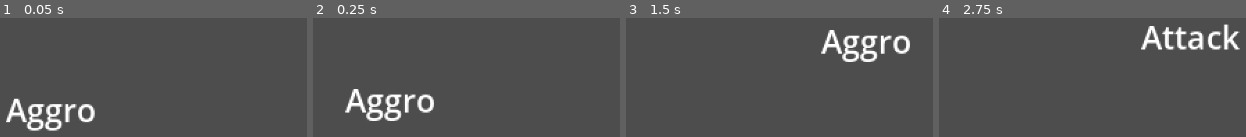
Above: before the commit, frames 1-4 (left to right).
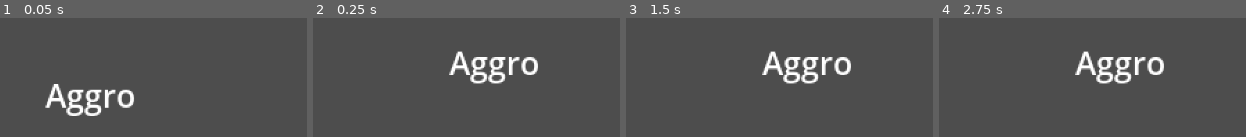
Above: after the commit, the same moments.

Repository: Cedro23/TDCardGame
Game: Godot game, scene res://scenes/game.tscn
The game is run twice, just before and just after one commit, with the same random seed, the same clock (stepped at 60 frames per second) and the same inputs.
Inputs:
- Up to frame 1 (0.05 s): no input
- Up to frame 2 (0.25 s): no input
- Up to frame 3 (1.5 s): no input
- Up to frame 4 (2.75 s): tap Enter at 2 s

The runs differ from the first frame. In frame 1, 5.9% of the frame differs, in the area x 1-44%, y 55-95%; in frame 2, 6.5%, in the area x 10-74%, y 27-87%; in frame 3, 6.4%; in frame 4, 6.4%.

Commit message:
Updated enemy movement

Diff:
--- a/scenes/game.tscn
+++ b/scenes/game.tscn
@@ -12,7 +12,7 @@
 
 [node name="MeleeEnemy" parent="." instance=ExtResource("1_yce7x")]
 position = Vector2(-155, 14)
-motion_mode = 1
+_speed = 1000.0
 
 [node name="Camera2D" type="Camera2D" parent="."]
 zoom = Vector2(2, 2)
--- a/scripts/enemies/aggro_state.gd
+++ b/scripts/enemies/aggro_state.gd
@@ -2,10 +2,8 @@
 class_name AggroState
 
 #? Is it supposed to be here ?
-func process(delta):
-	if enemy._target != null:
-		if enemy.state_machine.can_move():
-			enemy.position = enemy.position.move_toward(enemy._target.position, enemy._speed * delta)
+func process(_delta):
+	pass
 
 func _on_attack_range_body_entered(body: Node2D):
 	if body == enemy._target:
--- a/scripts/enemies/melee_enemy.gd
+++ b/scripts/enemies/melee_enemy.gd
@@ -7,8 +7,19 @@
 
 
 # Called every frame. 'delta' is the elapsed time since the previous frame.
-func _process(_delta: float):
-	pass
+func _process(delta: float):
+	if _target != null && state_machine.can_move():
+			var direction_to_target = (_target.position - global_position).normalized()
+			move_and_collide(direction_to_target * _speed * delta)
 
 func attack():
 	_target.take_damage(_attack_damage)
+
+func take_damage(damage: float):
+	_hp -= damage
+	print(name + " has " + str(_hp) + "hp left")
+	if _hp <= 0:
+		_die()
+
+func _die():
+	queue_free()
